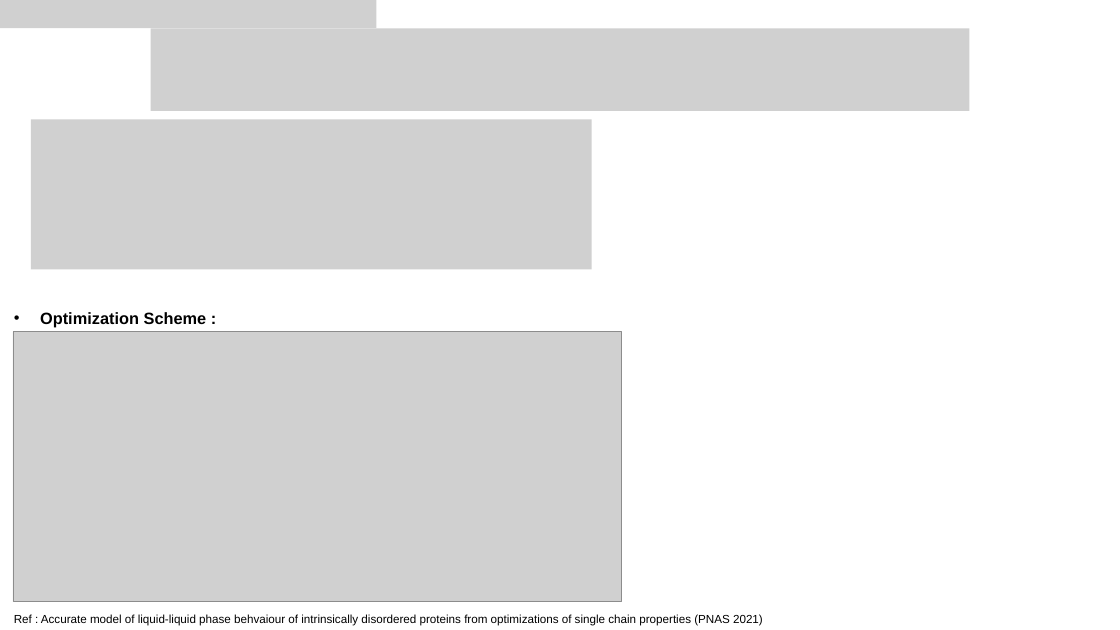
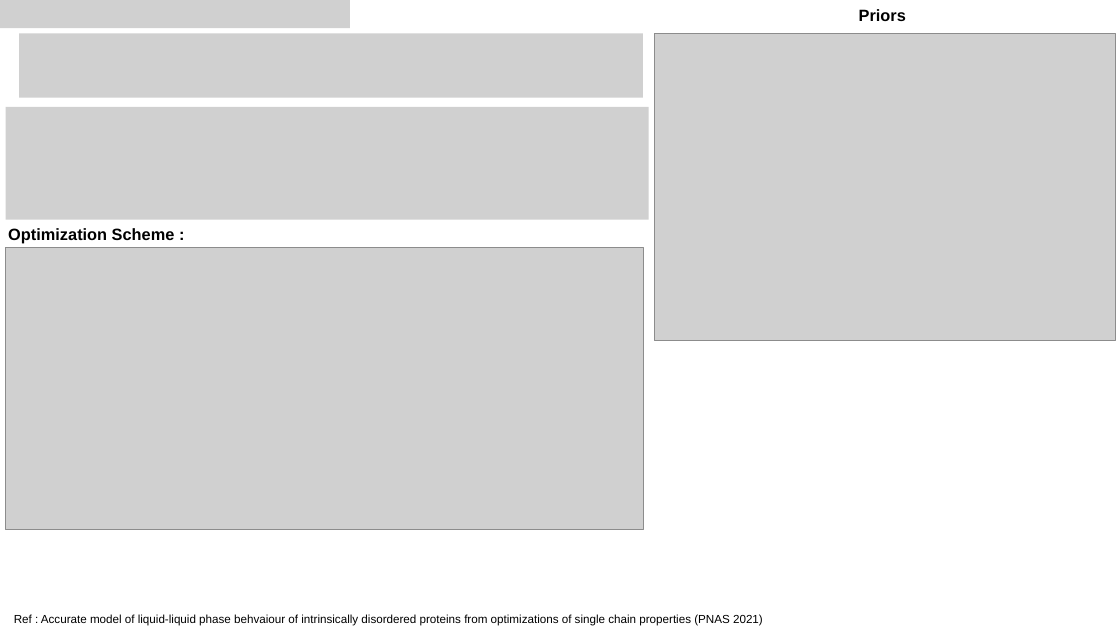
Before and after one commit to T-NIKHIL/BayesicForceFields, a slide deck: slide 3 of examples/calvados/CALVADOS_optimization_of_stickiness.pptx (slide 4 before the commit). Drawn at 1120x630 pixels with LibreOffice and Linux fonts; fonts in the diff are those of the drawing; grey boxes stand for pictures. Boxes give left, top, right and bottom in pixels: in the first picture for what was removed or moved away, otherwise in the second. Text is boxed around its words. In the diff, an @@ line names an element or a change of style, - is before the commit and + after.

```diff
--- a/examples/calvados/CALVADOS_optimization_of_stickiness.pptx
+++ b/examples/calvados/CALVADOS_optimization_of_stickiness.pptx
@@ picture: place and size @@
-picture at [0,0,376,29]
+picture at [0,0,350,29]
@@ text added at [859,9,906,21], 14 pt, text #000000, bold @@
+Priors
@@ picture: place and size @@
-picture at [150,29,970,111]
+picture at [19,34,644,97]
@@ picture added at [655,34,1116,341] @@
@@ picture: place and size @@
-picture at [31,119,592,270]
+picture at [6,107,649,219]
@@ text "Optimization Scheme :": place and size @@
-text "Optimization Scheme :" at [40,312,207,327]
+text "Optimization Scheme :" at [8,228,175,243]
@@ text "Optimization Scheme :" at [8,228,175,243]: bullet • to none @@
@@ picture: place and size @@
-picture at [13,332,622,602]
+picture at [6,247,644,529]
```
Also in this commit, not shown: 3 other slides changed, 1 slide added, 13 other files.
